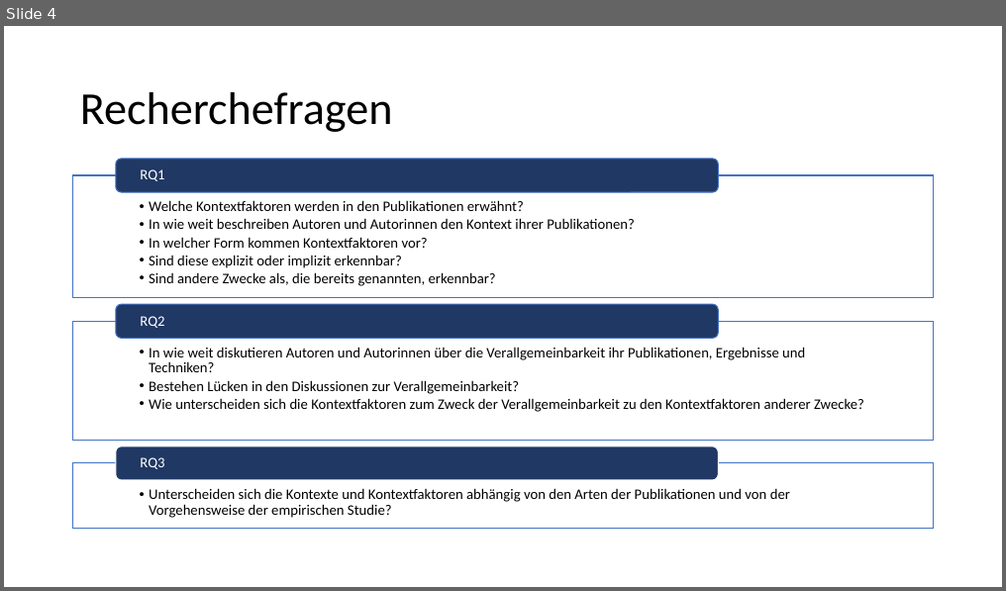
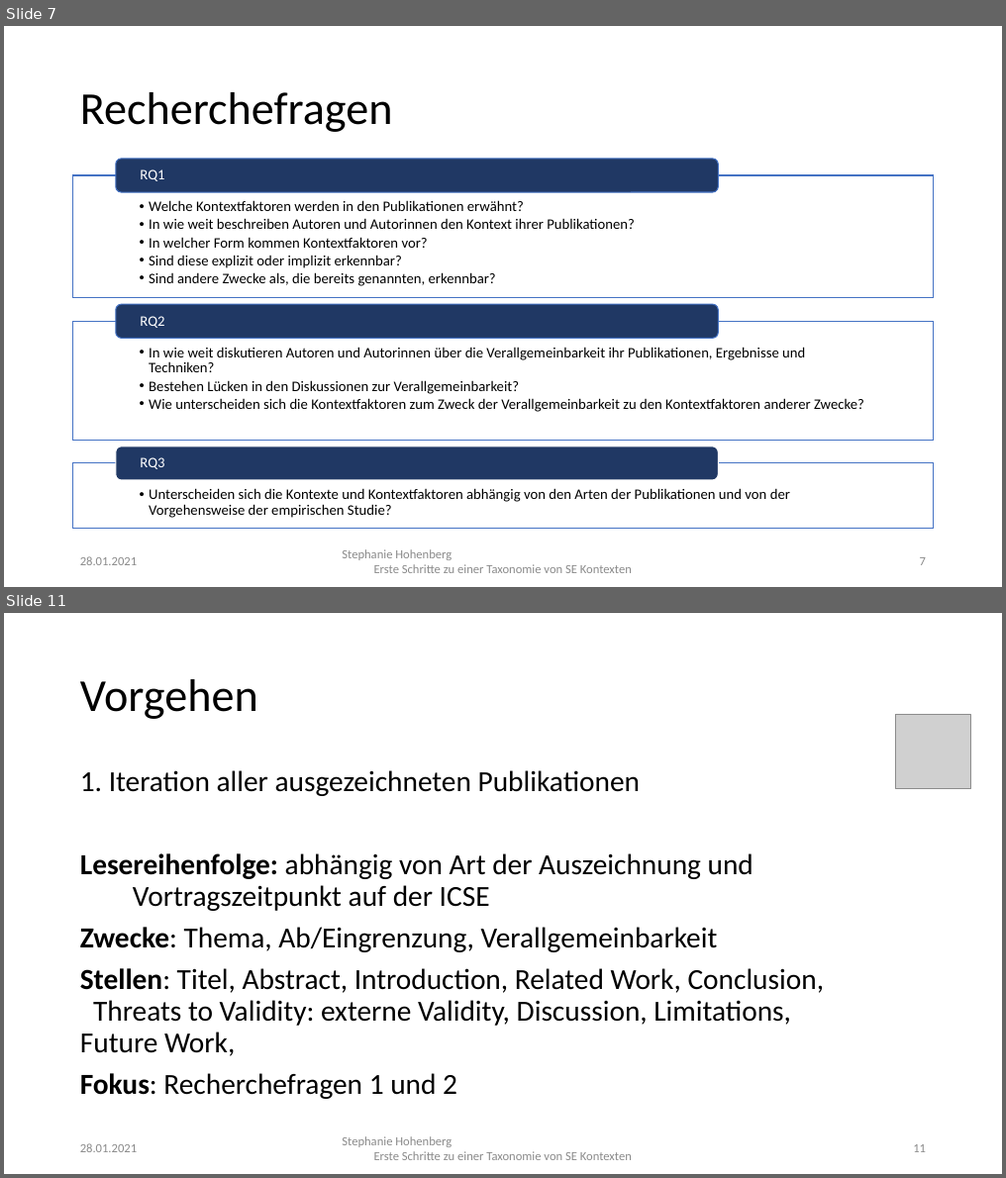
Before and after one commit to StephanieHohenberg/TSEK-Analyzer, a slide deck: documents/presentation.pptx. Shown one above the other, each under a label of ours: slide 4 before the commit, slides 7 and 11 after it; the slides between them are not shown. The pictures are 1006x591 and 1006x1178 pixels, drawn with LibreOffice and Linux fonts; fonts in the diff are those of the drawing; grey boxes stand for pictures. Boxes give left, top, right and bottom in pixels: in the first picture for what was removed or moved away, otherwise in the second. Text is boxed around its words. In the diff, an @@ line names an element or a change of style, - is before the commit and + after.

```diff
--- a/documents/presentation.pptx
+++ b/documents/presentation.pptx
@@ slide 11 added at (4, 613, 1002, 1174), background #FFFFFF @@
@@ title added at (80, 679, 258, 719), 44 pt, text #000000 @@
+Vorgehen
@@ picture added at (896, 714, 971, 789) @@
@@ text added at (80, 770, 825, 1099), 28 pt, text #000000 @@
+1. Iteration aller ausgezeichneten Publikationen
+Lesereihenfolge: abhängig von Art der Auszeichnung und Vortragszeitpunkt auf der ICSE
+Zwecke: Thema, Ab/Eingrenzung, Verallgemeinbarkeit
+Stellen: Titel, Abstract, Introduction, Related Work, Conclusion, Threats to Validity: externe Validity, Discussion, Limitations, Future Work,
+Fokus: Recherchefragen 1 und 2
@@ text added at (80, 1144, 137, 1153), 12 pt, text #8C8C8C @@
+28.01.2021
@@ text added at (342, 1137, 632, 1160), 12 pt, text #8C8C8C @@
+Stephanie Hohenberg
+Erste Schritte zu einer Taxonomie von SE Kontexten
@@ page number added at (913, 1145, 926, 1153), 12 pt, text #8C8C8C @@
+11
@@ what was slide 4 is now slide 7 @@
@@ slide 7 changed as well @@
@@ text added at (80, 557, 137, 566), 12 pt, text #8C8C8C @@
+28.01.2021
@@ text added at (342, 550, 632, 573), 12 pt, text #8C8C8C @@
+Stephanie Hohenberg
+Erste Schritte zu einer Taxonomie von SE Kontexten
@@ page number added at (920, 558, 926, 566), 12 pt, text #8C8C8C @@
+7
```
Also in this commit, not shown: 3 other slides changed, 17 other slides added, 3 slides removed, 2 other files.
